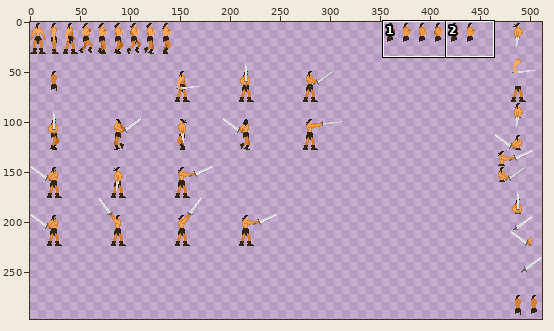
One commit to this sprite sheet: SoV/assets/creatures/sprites_human_barbarian.png. The picture above shows the old version from afar; the outline marks the close-up.
Close-up. Earlier state:
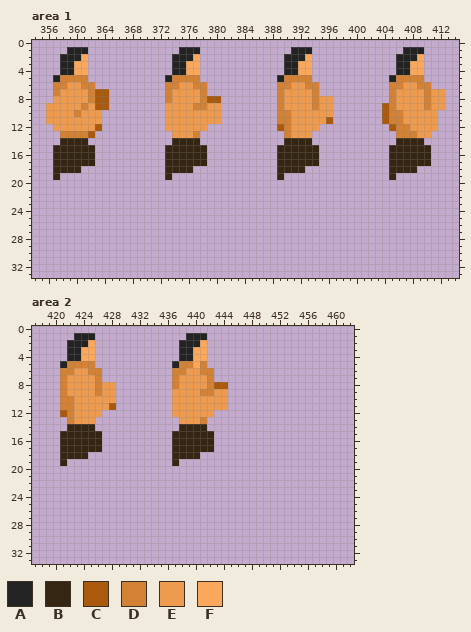
The file is 512x512 pixels. Shown: area 1: x 354..414, y 0..33; area 2: x 417..462, y 0..33. The wide view leaves out empty margins. The commit also changed other parts of the picture, which this record leaves out.
Palette (. is transparent): A #232323  B #342613  C #aa590d  D #d38135  E #ee9b4f  F #fca85c
Pixels before, area 1, first column x 356:
 1 ...AAA.............AAA.............AAA.............AAA...
 2 ..AAAF............AAAF............AAAF............AAAF...
 3 ..AAFF............AAFF............AAFF............AAFF...
 4 ..AAFF............AAFF............AAFF............AAFF...
 5 .ADDDD...........ADDDD...........ADDDD...........ADDDD...
 6 .DDEEDD..........DDEEDD..........DDEEDD..........DDEEDD..
 7 .DEEEEDCC........DEEEED..........DEEEED..........DEEEEDEE
 8 .EEEEEDCC........DEEEEDCC........DEEEEDEE........DEEEEDEE
 9 EEEEEDECC........EEEEDDEE........DEEEEDEE.......CDEEEEDEE
10 EEEEDEEE.........EEEEEEEE........DDEEEEEE.......CDDEEEEE.
11 EEEEEEEE.........EEEEEEEE........DDEEEEEC.......CDDEEEEE.
12 .EEEEEEC.........EEEEEE..........CDEEEE..........CDDEEEE.
13 ..DDDDC...........EEED............DEEE............DDDEE..
14 ..BBBB............BBBB............BBBB............BBBB...
15 .BBBBBB..........BBBBBB..........BBBBBB..........BBBBBB..
16 .BBBBBB..........BBBBBB..........BBBBBB..........BBBBBB..
17 .BBBBBB..........BBBBBB..........BBBBBB..........BBBBBB..
18 .BBBB............BBBB............BBBB............BBBB....
19 .B...............B...............B...............B.......
Pixels before, area 2, first column x 421:
 1 ..AAA.............AAA...
 2 .AAAF............AAAF...
 3 .AAFF............AAFF...
 4 .AAFF............AAFF...
 5 ADDDD...........ADDFD...
 6 DDEEDD..........DDEEDD..
 7 DEEEED..........DEEEED..
 8 DEEEEDEE........DEEEEDCC
 9 DEEEEDEE........EEEEDDEE
10 DDEEEEEE........EEEEEEEE
11 DDEEEEEC........EEEEEEEE
12 CDEEEE..........EEEEEE..
13 .DEEE............EEED...
14 .BBBB............BBBB...
15 BBBBBB..........BBBBBB..
16 BBBBBB..........BBBBBB..
17 BBBBBB..........BBBBBB..
18 BBBB............BBBB....
19 B...............B.......
Once edited:
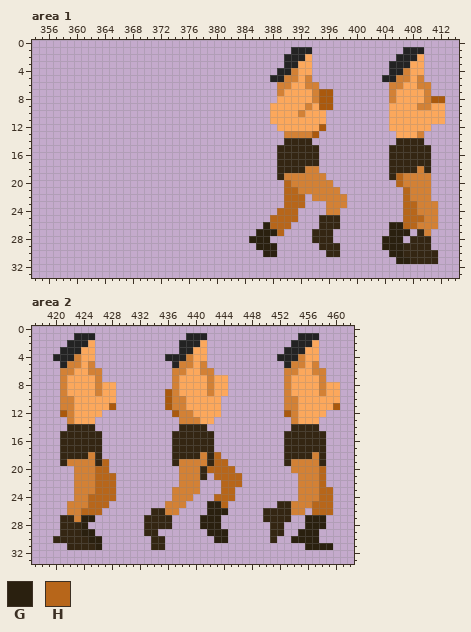
Colours new in this view: G #2a200f  H #b7661a
What changed:
Area 1:
y 1: x 359..361 AAA -> ...; x 375..377 AAA -> ...
y 2: x 358..361 AAAF -> ....; x 374..377 AAAF -> ....
y 3: x 358..361 AAFF -> ....; x 374..377 AAFF -> ....; x 405 . -> A
y 4: x 358..361 AAFF -> ....; x 374..377 AAFF -> ....; x 389 . -> A; x 391 A -> D; x 405 . -> A; x 407 A -> D
y 5: x 357..361 ADDDD -> .....; x 373..377 ADDDD -> .....; x 388 . -> A; x 392 D -> F; x 404 . -> A; x 408 D -> F
y 6: x 357..362 DDEEDD -> ......; x 373..378 DDEEDD -> ......; x 391..392 EE -> FF; x 407..408 EE -> FF
y 7: x 357..364 DEEEEDCC -> ........; x 373..378 DEEEED -> ......; x 390..393 EEEE -> FFFF; x 395..396 .. -> CC; x 406..409 EEEE -> FFFF; x 411..412 EE -> ..
y 8: x 357..364 EEEEEDCC -> ........; x 373..380 DEEEEDCC -> ........; x 389..393 DEEEE -> FFFFF; x 395..396 EE -> CC; x 406..409 EEEE -> FFFF; x 411..412 EE -> CC
y 9: x 356..364 EEEEEDECC -> .........; x 373..380 EEEEDDEE -> ........; x 388..396 .DEEEEDEE -> FFFFFDFCC; x 404..409 CDEEEE -> .FFFFD; x 411..412 EE -> FF
y 10: x 356..363 EEEEDEEE -> ........; x 373..380 EEEEEEEE -> ........; x 388..396 .DDEEEEEE -> FFFFDFFF.; x 404..412 CDDEEEEE. -> .FFFFFFFF
y 11: x 356..363 EEEEEEEE -> ........; x 373..380 EEEEEEEE -> ........; x 388..396 .DDEEEEEC -> FFFFFFFF.; x 404..412 CDDEEEEE. -> .FFFFFFFF
y 12: x 357..363 EEEEEEC -> .......; x 373..378 EEEEEE -> ......; x 389..395 CDEEEE. -> FFFFFFC; x 405..411 CDDEEEE -> FFFFFF.
y 13: x 358..362 DDDDC -> .....; x 374..377 EEED -> ....; x 391..394 EEE. -> DDDC; x 406..410 DDDEE -> FFFD.
y 14: x 358..361 BBBB -> ....; x 374..377 BBBB -> ....
y 15..17: x 357..362 BBBBBB -> ......; x 373..378 BBBBBB -> ......
y 18: x 357..360 BBBB -> ....; x 373..376 BBBB -> ....; x 393..394 .. -> DD; x 409..410 .. -> DB
y 19: x 357 B -> .; x 373 B -> .; x 390..395 ...... -> DDDDDD; x 406..410 ..... -> HDDDD
y 20: x 390..396 ....... -> HDDDDDD; x 406..410 ..... -> HDDDD
y 21: x 390..397 ........ -> HHDDDDDD; x 407..410 .... -> HDDD
y 22: x 390..392 ... -> HHH; x 394..398 ..... -> DDDDD; x 407..410 .... -> HDDD
y 23: x 390..392 ... -> HHH; x 396..398 ... -> DDD; x 407..411 ..... -> HHDDD
y 24: x 389..391 ... -> HHH; x 396..397 .. -> DD; x 407..411 ..... -> HHDDD
y 25: x 388..391 .... -> HHHH; x 395..397 ... -> BBB; x 407..411 ..... -> HHHDD
y 26: x 387..390 .... -> GHHH; x 395..397 ... -> BBB; x 405..411 ....... -> GGHHDDD
y 27: x 386..389 .... -> GGGH; x 394..396 ... -> BBB; x 405..407 ... -> GGG; x 409..410 .. -> BD
y 28: x 385..387 ... -> GGG; x 394..396 ... -> BBB; x 404..406 ... -> GGG; x 408..410 ... -> BBB
y 29: x 386..388 ... -> GGG; x 395..397 ... -> BBB; x 404..410 ....... -> GGGBBBB
y 30: x 387..388 .. -> GG; x 396..397 .. -> BB; x 405..411 ....... -> GGBBBBB
y 31: x 406..411 ...... -> GGBBBB
Area 2:
y 1: x 455..457 ... -> AAA
y 2: x 454..457 .... -> AAAF
y 3: x 421 . -> A; x 453..457 ..... -> AAAFF
y 4: x 420..421 .. -> AA; x 423 A -> D; x 436..437 .. -> AA; x 439 A -> D; x 452..457 ...... -> AAADFF
y 5: x 424 D -> F; x 453..457 ..... -> ADDFD
y 6: x 423..424 EE -> FF; x 439..440 EE -> FF; x 453..458 ...... -> DDFFDD
y 7: x 422..425 EEEE -> FFFF; x 438..441 EEEE -> FFFF; x 443..444 .. -> FF; x 453..458 ...... -> DFFFFD
y 8: x 422..425 EEEE -> FFFF; x 427..428 EE -> FF; x 438..441 EEEE -> FFFF; x 443..444 CC -> FF; x 453..460 ........ -> DFFFFDFF
y 9: x 422..425 EEEE -> FFFF; x 427..428 EE -> FF; x 436..441 .EEEED -> CDFFFF; x 443..444 EE -> FF; x 453..460 ........ -> DFFFFDFF
y 10: x 423..428 EEEEEE -> FFFFFF; x 436..444 .EEEEEEEE -> CDDFFFFF.; x 453..460 ........ -> DDFFFFFF
y 11: x 423..427 EEEEE -> FFFFF; x 436..444 .EEEEEEEE -> CDDFFFFF.; x 453..460 ........ -> DDFFFFFC
y 12: x 423..426 EEEE -> FFFF; x 437..443 EEEEEE. -> CDDFFFF; x 453..458 ...... -> CDFFFF
y 13: x 423..425 EEE -> FFF; x 438..442 EEED. -> DDDFF; x 454..457 .... -> DFFF
y 14: x 454..457 .... -> BBBB
y 15..17: x 453..458 ...... -> BBBBBB
y 18: x 425..426 .. -> DB; x 441..443 ... -> DBH; x 453..458 ...... -> BBBBDB
y 19: x 422..427 ...... -> DDDDBH; x 438..444 ....... -> DDDDBHH; x 453..458 ...... -> BDDDDB
y 20: x 423..427 ..... -> DDDHH; x 438..445 ........ -> DDDBHHHH; x 454..458 ..... -> DDDDH
y 21: x 423..428 ...... -> DDDHHH; x 438..441 .... -> DDDB; x 443..446 .... -> HHHH; x 455..458 .... -> DDDH
y 22: x 423..428 ...... -> DDDHHH; x 438..440 ... -> DDD; x 444..446 ... -> HHH; x 455..458 .... -> DDDH
y 23: x 423..428 ...... -> DDDHHH; x 437..440 .... -> DDDD; x 444..445 .. -> HH; x 455..459 ..... -> DDDHH
y 24: x 423..428 ...... -> DDHHHH; x 437..439 ... -> DDD; x 443..445 ... -> HHH; x 455..459 ..... -> DDDHH
y 25: x 422..427 ...... -> DDDHHH; x 436..438 ... -> DDD; x 442..444 ... -> GGH; x 452..459 ........ -> BBDDDHHH
y 26: x 422..426 ..... -> DDHHH; x 434..437 .... -> BBDD; x 442..444 ... -> GGG; x 450..455 ...... -> BBBBDD; x 457..459 ... -> HHH
y 27: x 421..425 ..... -> BBDGG; x 433..436 .... -> BBBB; x 441..443 ... -> GGG; x 450..453 .... -> BBBB; x 456..458 ... -> GGG
y 28: x 421..424 .... -> BBBG; x 433..436 .... -> BBBB; x 441..443 ... -> GGG; x 451..452 .. -> BB; x 456..458 ... -> GGG
y 29: x 421..425 ..... -> BBBGG; x 433..434 .. -> BB; x 442..444 ... -> GGG; x 451..452 .. -> BB; x 455..457 ... -> GGG
y 30: x 420..426 ....... -> BBBBBGG; x 434..435 .. -> BB; x 443..444 .. -> GG; x 451 . -> B; x 454..457 .... -> GGGG
y 31: x 422..426 ..... -> BBBBG; x 434..435 .. -> BB; x 456..459 .... -> GGGG
